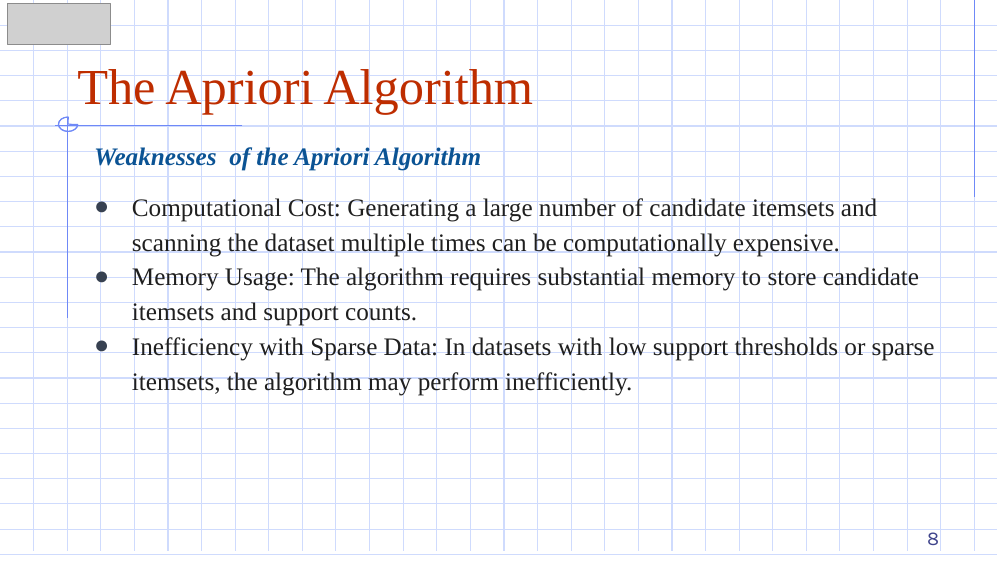
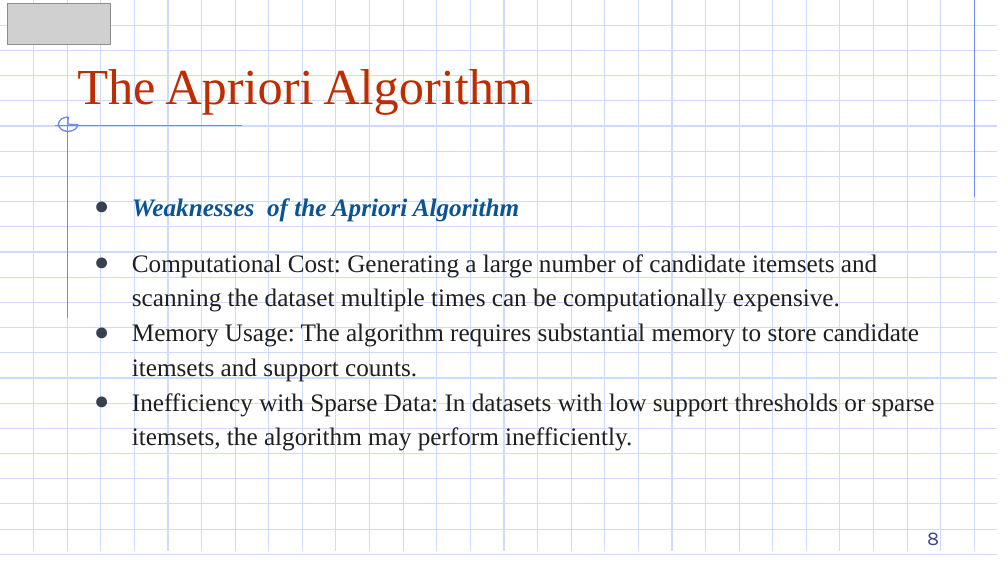
Before and after one commit to DazielNguyen/DBM302m, a slide deck: slide 8 of slides/Chapter 03/3.2 The Apriori Algorithm.pptx. Drawn at 1008x567 pixels with LibreOffice and Linux fonts; fonts in the diff are those of the drawing; grey boxes stand for pictures. Boxes give left, top, right and bottom in pixels: in the first picture for what was removed or moved away, otherwise in the second. Text is boxed around its words. In the diff, an @@ line names an element or a change of style, - is before the commit and + after.

```diff
--- a/slides/Chapter 03/3.2 The Apriori Algorithm.pptx
+++ b/slides/Chapter 03/3.2 The Apriori Algorithm.pptx
@@ text removed at [94, 145, 481, 171] @@
-Weaknesses of the Apriori Algorithm
@@ text at [132, 196, 519, 222]: paragraph added @@
+● Weaknesses of the Apriori Algorithm
```
Also in this commit, not shown: 38 other files.
